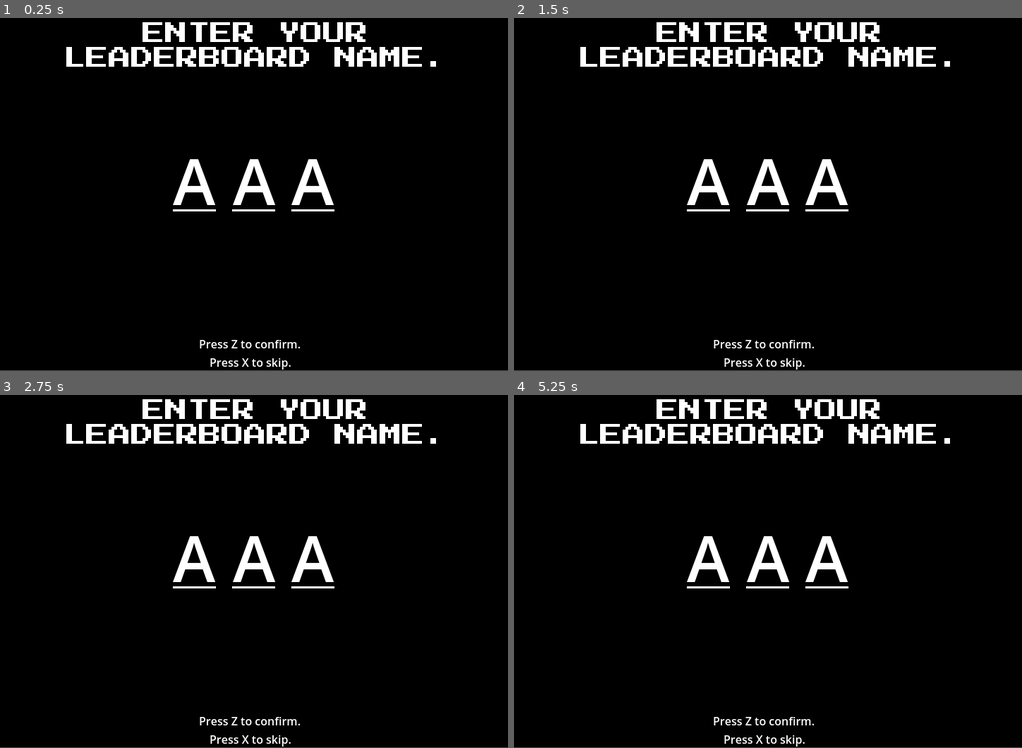
Above: before the commit, frames 1-4 (two rows, left to right).
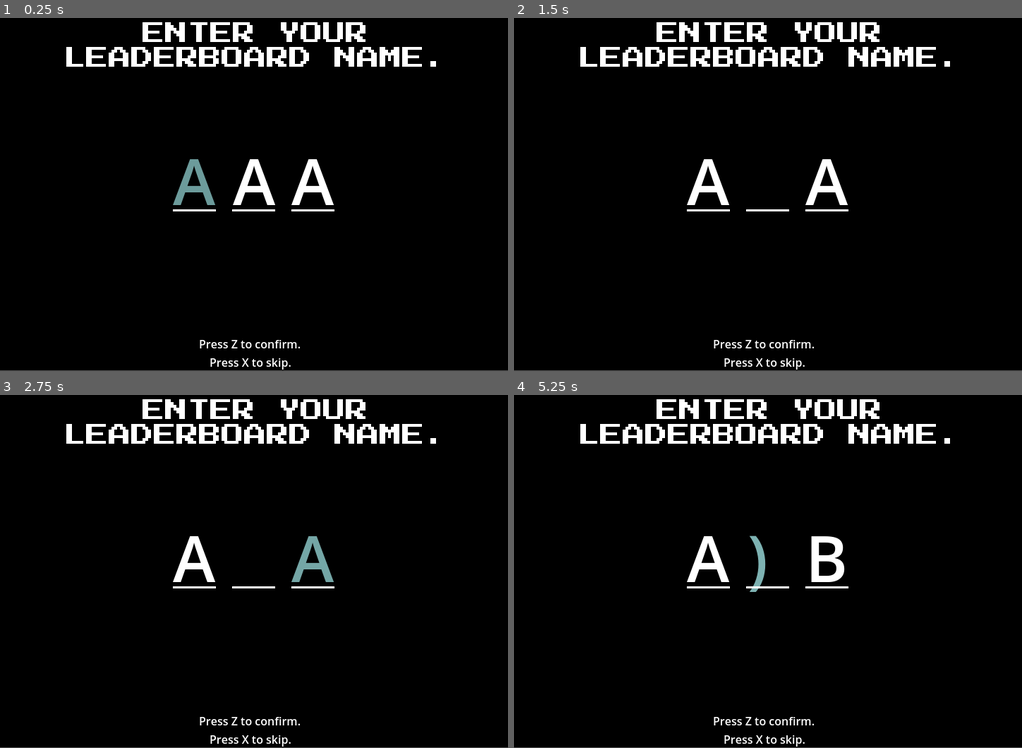
Above: after the commit, the same moments.

Repository: Kaplin86/engrams-of-chaos
Game: Godot game, scene res://ui/leaderboard.tscn
Same seed, same stepped clock (60 frames per second), same inputs: the game is played once before the commit and once after it. This scene is started directly instead of the project's main scene.
Inputs (mouse positions are in pixels of both pictures, inside the frame that each line leads up to):
- Up to frame 1 (0.25 s): no input
- Up to frame 2 (1.5 s): tap Z (confirm) at 0.5, 0.6, 1.25 s; move the mouse to (879, 162) at 0.52 s; hold Right (ui_right) 0.53-1.28 s; hold X (deny) 0.53-1.28 s; click (879, 162) at 0.67 s; move the mouse to (666, 198) at 1.27 s; hold Down (ui_down) from 1.28 s (still down); tap X (deny) at 1.35 s
- Up to frame 3 (2.75 s): tap Z (confirm) at 1.55, 2, 2.1 s; move the mouse to (304, 472) at 2.02 s; release Down (ui_down) at 2.03 s; hold Right (ui_right) from 2.03 s (still down); hold X (deny) from 2.03 s (still down)
- Up to frame 4 (5.25 s): tap Z (confirm) at 2.75, 3.05, 3.5, 3.6, 4.25, 4.55, 5.1 s; move the mouse to (742, 635) at 2.77 s; release Right (ui_right) at 2.78 s; release X (deny) at 2.78 s; hold Up (ui_up) 2.78-3.53 s; tap X (deny) at 2.85, 4.35 s; click (742, 635) at 2.92 s; move the mouse to (920, 613) at 3.52 s; hold X (deny) 3.53-4.28 s; hold Left (ui_left) 3.53-5.03 s; move the mouse to (615, 500) at 4.27 s; move the mouse to (793, 557) at 5.02 s; hold Down (ui_down) from 5.03 s (still down); hold X (deny) from 5.03 s (still down); click (793, 557) at 5.17 s

The runs differ from the first frame. In frame 1, 0.4% of the frame differs, in the area x 34-43%, y 40-53%; in frame 2, 0.4%; in frame 3, 0.9%; in frame 4, 1.1%, in the area x 45-66%, y 39-56%.
Error before the commit: Parse Error: Identifier "FirebaseConnector" not declared in the current scope. (res://ui/leaderboard.gd:29)
Error after the commit: Invalid type in function 'join' in base 'String'. Cannot convert argument 1 from String to PackedStringArray. (res://ui/leaderboard.gd:36)

Commit message:
44 Hour
Fully implemented supabase leaderboard. also adding censoring to the leaderboard system.

Diff:
--- a/LeaderboardAPI.gd
+++ b/LeaderboardAPI.gd
@@ -6,8 +6,9 @@
 # I BORROWED THIS CODE FROM FELLOW HACKCLUBBER "NANOMARS"
 # https://github.com/NanoMars/space-game/blob/main/game/UI/win_screen/leaderboard.gd
 
-const BASE := "https://vhixkoslyltpeoepypse.supabase.co"
+const BASE := "https://vhixkoslyltpeoepypse.supabase.co/rest/v1"
 const TABLE := "leaderboard"
+
 const API_KEY := "eyJhbGciOiJIUzI1NiIsInR5cCI6IkpXVCJ9.eyJpc3MiOiJzdXBhYmFzZSIsInJlZiI6InZoaXhrb3NseWx0cGVvZXB5cHNlIiwicm9sZSI6ImFub24iLCJpYXQiOjE3NjAyNzY2NTAsImV4cCI6MjA3NTg1MjY1MH0.RAlvUI0JqmQQOUMhCR0OLFs-wcpbt96dDuTnU8-RaiI"  # safe to ship with RLS
 
 #
@@ -21,7 +22,9 @@
 const HEADERS_POST: PackedStringArray = [
 	"apikey: " + API_KEY,
 	"Authorization: Bearer " + API_KEY,
-	"Content-Type: application/json"
+	"Content-Type: application/json",
+	"Accept: application/json",
+	"Prefer: return=representation"
 ]
 
 signal leaderboard_request_completed(data)
@@ -43,7 +46,7 @@
 		return
 	_request_kind = RequestKind.SUBMIT
 	var body = {
-		"name": score_name,
+		"username": score_name,
 		"score": score,
 		"gamemode": gamemode,
 		"mainSynergy": mainsynergy,
@@ -95,7 +98,7 @@
 		return
 
 	var data = JSON.parse_string(text)
-
+	print("THE DATA IS", data)
 	# After a successful submit, trigger the fetch (or honor a queued fetch).
 	if kind == RequestKind.SUBMIT:
 		# Always fetch top after submitting.
--- a/datastoreHolder.gd
+++ b/datastoreHolder.gd
@@ -1,6 +1,5 @@
 extends Node
 
-var synergyTypes = ["spicy","umami"]
 
 var synergyUnitJson : Dictionary = {}
 var craftingUnitJson : Dictionary = {}
@@ -8,6 +7,8 @@
 var enemySynergy = true
 var difficulty = "Easy"
 var waveOfDeath = 0
+var UnitTypesUsed = "All the units!!"
+var highestSynergy = ""
 
 func _ready() -> void:
 	var file = FileAccess.open("res://datastore/synergyUnits.json", FileAccess.READ)
--- a/gameManager.gd
+++ b/gameManager.gd
@@ -258,6 +258,8 @@
 		await get_tree().create_timer(1).timeout
 		await _confirmpress
 		DatastoreHolder.waveOfDeath = currentWave
+		DatastoreHolder.highestSynergy = $CanvasLayer/UI.synergyList[0]
+		DatastoreHolder.UnitTypesUsed = battleLoadout
 		Transition.TransitionToScene("res://ui/leaderboard.tscn")
 		return
 	for E in units:
--- a/leaderboardContainer.gd
+++ b/leaderboardContainer.gd
@@ -18,6 +18,8 @@
 	for E in $VBoxContainer.get_children():
 		E.queue_free()
 	var NewOrdering = []
+	if !LeaderboardAPI.lastData:
+		return
 	for E in LeaderboardAPI.lastData:
 		print(LeaderboardAPI.lastData)
 		if E['gamemode'] == difficulty:
@@ -26,7 +28,7 @@
 		var LabelNew = Label.new()
 		LabelNew.custom_minimum_size.x = 175.315
 		$VBoxContainer.add_child(LabelNew)
-		LabelNew.text = str(NewOrdering.find(E) + 1) + ". " +E['name'] + " - " + str(E['score'])
+		LabelNew.text = str(NewOrdering.find(E) + 1) + ". " +E['username'] + " - " + str(int(floor(E['score'])))
 
 func _on_main_menu_change_button():
 	loadTopScores()
--- a/ui/leaderboard.gd
+++ b/ui/leaderboard.gd
@@ -3,6 +3,9 @@
 var deltatimer = 0
 var letterArray = [" ","A","B","C","D","E","F","G","H","I","J","K","L","M","N","O","P","Q","R","S","T","U","V","W","X","Y","Z","0","1","2","3","4","5","6","7","8","9","!","?",".","+","-","*","/",":","_","(",")"]
 var saved = false
+
+var censoredWords = ["ASS","CUM","FUC","FUK","KYS"] # be a coolkid and dont say naughty words please
+
 func _process(delta):
 	deltatimer += delta
 	var letterObjectSelected : Label = get_node("Control/Letter" + str(LetterSelect))
@@ -12,9 +15,13 @@
 	if Input.is_action_just_pressed("ui_up"):
 		letterObjectSelected.text = letterArray[wrap(letterArray.find(letterObjectSelected.text) + 1,0,letterArray.size())]
 		$Move2.play()
+		if $Control/Letter1.text + $Control/Letter2.text + $Control/Letter3.text in censoredWords:
+			letterObjectSelected.text = letterArray[wrap(letterArray.find(letterObjectSelected.text) + 1,0,letterArray.size())]
 	if Input.is_action_just_pressed("ui_down"):
 		letterObjectSelected.text = letterArray[wrap(letterArray.find(letterObjectSelected.text) - 1,0,letterArray.size())]
 		$Move2.play()
+		if $Control/Letter1.text + $Control/Letter2.text + $Control/Letter3.text in censoredWords:
+			letterObjectSelected.text = letterArray[wrap(letterArray.find(letterObjectSelected.text) - 1,0,letterArray.size())]
 	if Input.is_action_just_pressed("ui_right"):
 		LetterSelect += 1
 
@@ -26,7 +33,9 @@
 	if !saved:
 		if Input.is_action_just_pressed("confirm"):
 			saved = true
-			FirebaseConnector.post_score($Control/Letter1.text + $Control/Letter2.text + $Control/Letter3.text,DatastoreHolder.waveOfDeath,DatastoreHolder.difficulty,"spicy")
+			print(",".join(DatastoreHolder.UnitTypesUsed))
+			LeaderboardAPI.submit_score($Control/Letter1.text + $Control/Letter2.text + $Control/Letter3.text,DatastoreHolder.waveOfDeath,DatastoreHolder.difficulty,DatastoreHolder.highestSynergy,",".join(DatastoreHolder.UnitTypesUsed) )
+
 			Transition.TransitionToScene("res://main_menu.tscn")
 		if Input.is_action_just_pressed("deny"):
 			saved = true
